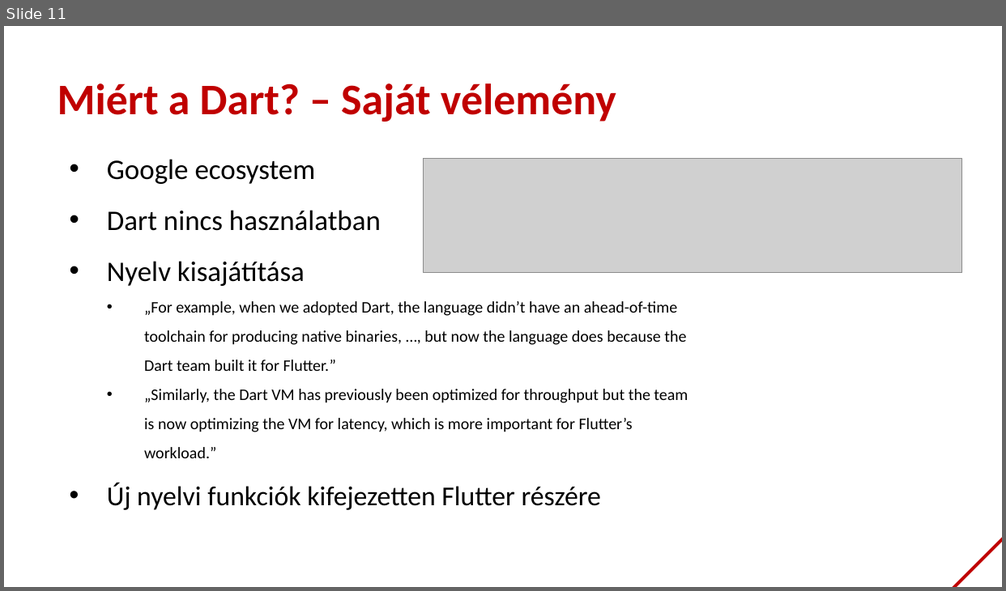
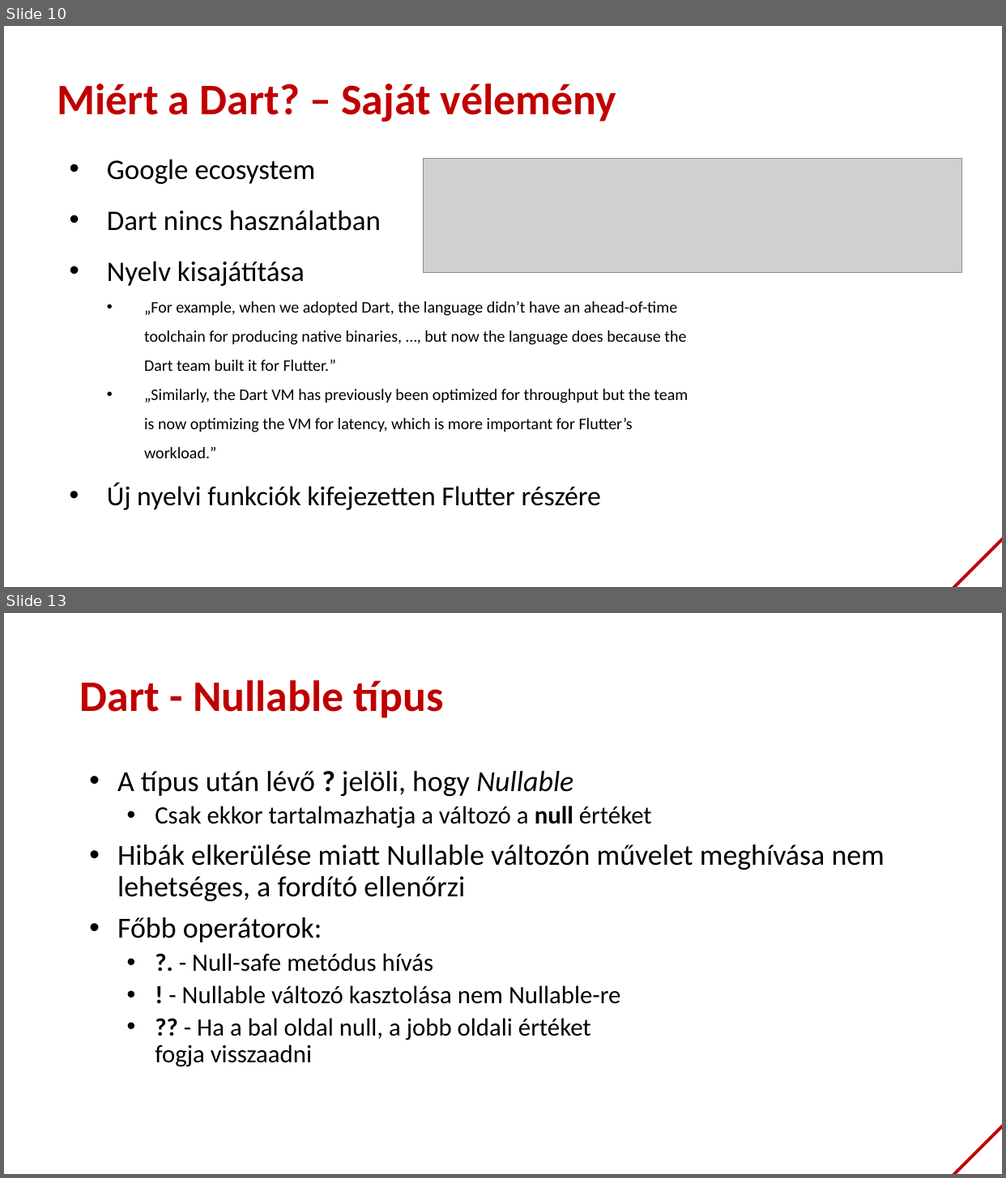
Before and after one commit to bmeaut/VIAUAV45, a slide deck: extras/lecture_01_2021.pptx. Shown one above the other, each under a label of ours: slide 11 before the commit, slides 10 and 13 after it; the slides between them are not shown. The pictures are 1006x591 and 1006x1178 pixels, drawn with LibreOffice and Linux fonts; fonts in the diff are those of the drawing; grey boxes stand for pictures; background and template pictures are left out. Boxes give left, top, right and bottom in pixels: in the first picture for what was removed or moved away, otherwise in the second. Text is boxed around its words. In the diff, an @@ line names an element or a change of style, - is before the commit and + after.

Commit message:
Add extra slides about Dart

```diff
--- a/extras/lecture_01_2021.pptx
+++ b/extras/lecture_01_2021.pptx
@@ slide 13 added at (4, 613, 1002, 1174), background #FFFFFF; not listed: 1 template element that a slide beside it also shows @@
@@ title added at (80, 680, 444, 718), 42 pt, text #C00000, bold @@
+Dart - Nullable típus
@@ text added at (117, 771, 884, 1067), 24 pt, text #000000 @@
+• A típus után lévő ? jelöli, hogy Nullable
+  • Csak ekkor tartalmazhatja a változó a null értéket
+• Hibák elkerülése miatt Nullable változón művelet meghívása nem lehetséges, a fordító ellenőrzi
+• Főbb operátorok:
+  • ?. - Null-safe metódus hívás
+  • ! - Nullable változó kasztolása nem Nullable-re
+  • ?? - Ha a bal oldal null, a jobb oldali értéket
+    fogja visszaadni
@@ what was slide 11 is now slide 10 @@
```
Also in this commit, not shown: 1 slide changed, 30 other slides added, 1 slide removed.
